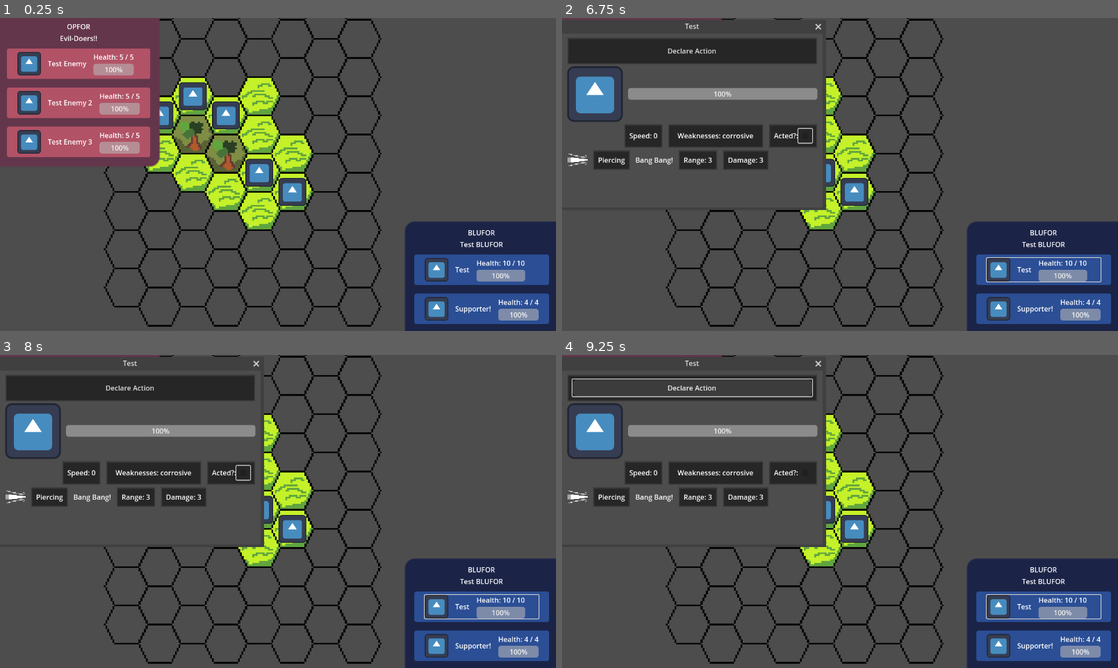
Above: before the commit, frames 1-4 (two rows, left to right).
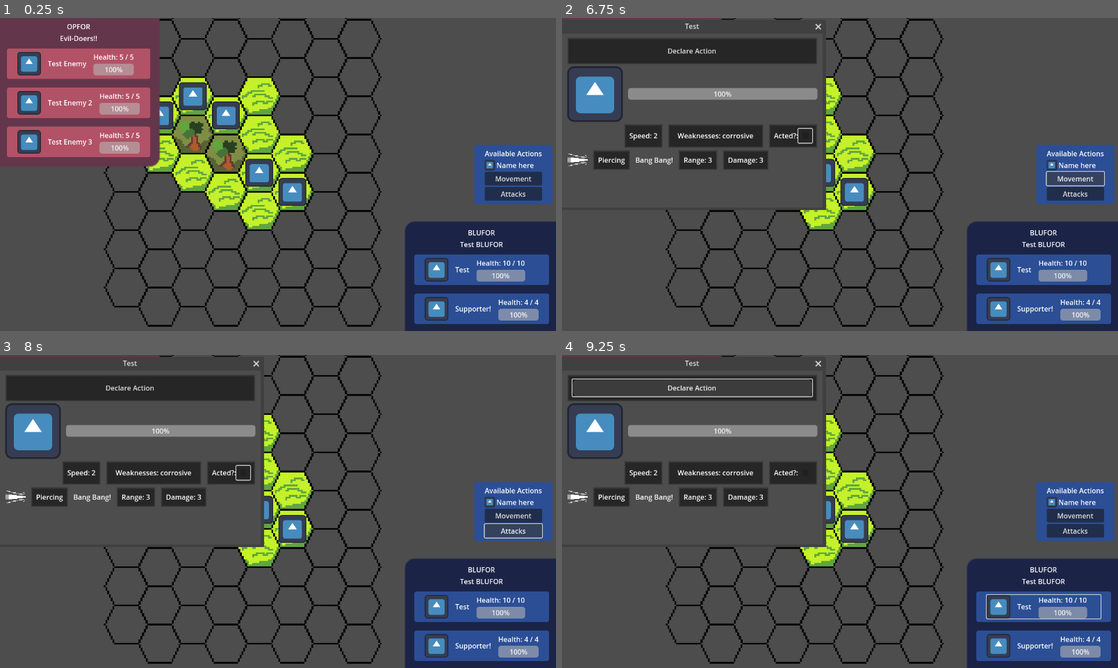
Above: after the commit, the same moments.

Repository: ScootsChan/susumeba-futatsu
Game: Godot game, scene res://scenes/combat_tiles.tscn
Same seed, same stepped clock (60 frames per second), same inputs: the game is played once before the commit and once after it. The project has no main scene, so this scene is started directly. The engine's default icon, where the game draws it, is replaced by a stand-in: a white triangle on a blue panel in a dark square.
Inputs (mouse positions are in pixels of both pictures, inside the frame that each line leads up to):
- Up to frame 1 (0.25 s): no input
- Up to frame 2 (6.75 s): click (1073, 177) at 0.5 s, where only the run after the commit has a clickable "Movement"; click (1073, 193) at 1.25 s, where only the run after the commit has a clickable "Attacks"; click (1045, 268) at 2.02 s; click "Declare Action" at 2.75 s; click (806, 136) at 3.5 s; click (1045, 268) at 4.27 s; click "Declare Action" at 5 s; click (806, 136) at 5.77 s; click (1073, 177) at 6.5 s, where only the run after the commit has a clickable "Movement"
- Up to frame 3 (8 s): click (511, 530) at 7.25 s, where only the run after the commit has a clickable "Attacks"
- Up to frame 4 (9.25 s): click (1045, 605) at 8.02 s; click "Declare Action" at 8.75 s

The runs differ from the first frame. In frame 1, 2.7% of the frame differs, in the area x 85-100%, y 40-60%; in frame 2, 2.8%; in frame 3, 2.8%, in the area x 16-100%, y 36-85%; in frame 4, 2.7%.

Commit message:
first stages for action implementation

Diff:
--- a/data/characters/support_test.tres
+++ b/data/characters/support_test.tres
@@ -11,6 +11,7 @@
 damage = 2
 damage_type = "piercing"
 in_range = false
+targets = 1
 metadata/_custom_type_script = "uid://1up4qd7jnldc"
 
 [resource]
--- a/data/characters/test_char.tres
+++ b/data/characters/test_char.tres
@@ -11,6 +11,7 @@
 damage = 3
 damage_type = "piercing"
 in_range = false
+targets = 1
 
 [resource]
 script = ExtResource("1_t05yg")
@@ -18,7 +19,7 @@
 allegiance = "BLUFOR"
 sprite = ExtResource("3_xdiou")
 acted = false
-speed = 0
+speed = 2
 weakness = "corrosive"
 health = 10
 max_health = 10
--- a/data/teams/test_OPFOR.tres
+++ b/data/teams/test_OPFOR.tres
@@ -13,6 +13,7 @@
 damage = 2
 damage_type = "explosive"
 in_range = false
+targets = 1
 
 [sub_resource type="Resource" id="Resource_oclxg"]
 script = ExtResource("1_wqnqc")
--- /dev/null
+++ b/scenes/action_menu.tscn
@@ -0,0 +1,48 @@
+[gd_scene load_steps=5 format=3 uid="uid://cltfp7aey0aym"]
+
+[ext_resource type="StyleBox" uid="uid://gjn2an8rcles" path="res://visuals/ui/blufor_ticker.tres" id="1_7cvtf"]
+[ext_resource type="Script" uid="uid://0y2e7e2awmx2" path="res://scripts/action_menu.gd" id="2_irjmx"]
+[ext_resource type="Texture2D" uid="uid://b5d2l4qh56jf0" path="res://icon.svg" id="3_irjmx"]
+
+[sub_resource type="Theme" id="Theme_03mqw"]
+PanelContainer/styles/panel = ExtResource("1_7cvtf")
+
+[node name="action_menu" type="PanelContainer"]
+anchors_preset = 6
+anchor_left = 1.0
+anchor_top = 0.5
+anchor_right = 1.0
+anchor_bottom = 0.5
+grow_horizontal = 0
+grow_vertical = 2
+theme = SubResource("Theme_03mqw")
+script = ExtResource("2_irjmx")
+
+[node name="ActionsVBox" type="VBoxContainer" parent="."]
+layout_mode = 2
+
+[node name="Title" type="Label" parent="ActionsVBox"]
+layout_mode = 2
+text = "Available Actions"
+horizontal_alignment = 1
+
+[node name="CharStuffHBox" type="HBoxContainer" parent="ActionsVBox"]
+layout_mode = 2
+
+[node name="Sprite" type="TextureRect" parent="ActionsVBox/CharStuffHBox"]
+layout_mode = 2
+texture = ExtResource("3_irjmx")
+expand_mode = 3
+stretch_mode = 5
+
+[node name="CharLabel" type="Label" parent="ActionsVBox/CharStuffHBox"]
+layout_mode = 2
+text = "Name here"
+
+[node name="MovementButton" type="Button" parent="ActionsVBox"]
+layout_mode = 2
+text = "Movement"
+
+[node name="AttacksButton" type="Button" parent="ActionsVBox"]
+layout_mode = 2
+text = "Attacks"
--- a/scenes/main_ui.tscn
+++ b/scenes/main_ui.tscn
@@ -1,7 +1,8 @@
-[gd_scene load_steps=5 format=3 uid="uid://6evq1w52p54j"]
+[gd_scene load_steps=6 format=3 uid="uid://6evq1w52p54j"]
 
 [ext_resource type="StyleBox" uid="uid://co7ntdu0fqsox" path="res://visuals/ui/player_info_panel.tres" id="1_4f8mo"]
 [ext_resource type="Script" uid="uid://n8wvncsk4ebd" path="res://scripts/main_ui.gd" id="1_djvmp"]
+[ext_resource type="PackedScene" uid="uid://cltfp7aey0aym" path="res://scenes/action_menu.tscn" id="3_e6fyy"]
 
 [sub_resource type="StyleBoxFlat" id="StyleBoxFlat_bcrm2"]
 content_margin_left = 8.0
@@ -59,6 +60,7 @@
 horizontal_alignment = 1
 
 [node name="EnemyBox" type="PanelContainer" parent="."]
+layout_mode = 0
 offset_right = 159.0
 offset_bottom = 74.0
 theme_type_variation = &"EnemyPanel"
@@ -75,3 +77,9 @@
 layout_mode = 2
 text = "Team Name Here"
 horizontal_alignment = 1
+
+[node name="action_menu" parent="." instance=ExtResource("3_e6fyy")]
+layout_mode = 1
+offset_left = -196.0
+offset_top = -62.5
+offset_bottom = 62.5
--- /dev/null
+++ b/scripts/action_menu.gd
@@ -0,0 +1,12 @@
+extends PanelContainer
+@onready var sprite: TextureRect = $ActionsVBox/CharStuffHBox/Sprite
+@onready var char_label: Label = $ActionsVBox/CharStuffHBox/CharLabel
+
+var char_data: CharacterData
+
+func load_char(char: CharacterData):
+	char_data = char
+
+	sprite.texture = char_data.sprite
+	char_label.text = char_data.char_name
+	#for n in char.attacks.size():
--- a/scripts/combat_tiles.gd
+++ b/scripts/combat_tiles.gd
@@ -10,6 +10,8 @@
 const PREPARE_THYSELF = preload("res://scenes/prepare_thyself.tscn")
 const TEST_BLUFOR = preload("res://data/teams/test_BLUFOR.tres")
 const TEST_OPFOR = preload("res://data/teams/test_OPFOR.tres")
+const ACTION_MENU = preload("res://scenes/action_menu.tscn")
+
 # Called when the node enters the scene tree for the first time.
 func _ready() -> void:
 	load_map_data(TEST_MAP, TEST_BLUFOR, TEST_OPFOR)
@@ -20,8 +22,13 @@
 	pass
 
 func player_turn(player_data: TeamData):
+	Main.turn = "player"
 	var dont_look_back = GO_FORTH.instantiate()
 	main_ui.add_child(dont_look_back)
+
+	for n in player_data.lineup.size():
+		player_data.lineup[n].acted = false
+
 
 func load_map_data(data:MapData, player_data: TeamData, enemy_data: TeamData):
 	var player_starting_cell: Vector2i
@@ -35,6 +42,7 @@
 				self.add_child(new_char)
 				new_char.position = map_to_local(data.tile_data[n].location+(Main.postures[player_data.posture])[z])
 				new_char.load_data(player_data.lineup[z])
+				new_char.actionable_select.connect(self.begin_action)
 				new_char.load_char()
 		if data.tile_data[n].extra_data == "enemy start":
 			for z in enemy_data.lineup.size():
@@ -57,3 +65,7 @@
 	for n in player_data.lineup.size():
 		var char_ticker = CHAR_TICKER.instantiate()
 		main_ui.add_child(char_ticker)
+
+func begin_action(char_data: CharacterData):
+	main_ui.action_menu.visible = true
+	main_ui.action_menu.load_char(char_data)
--- a/scripts/main.gd
+++ b/scripts/main.gd
@@ -31,6 +31,8 @@
 	"escort": [Vector2i(0,0),Vector2i(0,1),Vector2i(1,0),Vector2i(-1,0),Vector2i(0,-1),Vector2i(0,2)]
 }
 
+var turn: String
+
 func turn_end(team: TeamData):
 	for n in team.lineup.size():
 		team.lineup[n].acted = false
--- a/scripts/main_ui.gd
+++ b/scripts/main_ui.gd
@@ -3,6 +3,7 @@
 @onready var player_vbox: VBoxContainer = $PlayerBox/PlayerVBox
 @onready var enemy_name_label: Label = $EnemyBox/EnemyVBox/TeamNameLabel
 @onready var enemy_vbox: VBoxContainer = $EnemyBox/EnemyVBox
+@onready var action_menu: PanelContainer = $action_menu
 
 
 const CHAR_TICKER = preload("res://scenes/char_ticker.tscn")
--- a/scripts/resources/attack.gd
+++ b/scripts/resources/attack.gd
@@ -6,3 +6,4 @@
 @export var damage: int
 @export var damage_type: String
 @export var in_range = false
+@export var targets: int
--- a/scripts/resources/character.gd
+++ b/scripts/resources/character.gd
@@ -8,13 +8,15 @@
 @onready var char_vbox: VBoxContainer = $CharControl/CharVBox
 @onready var hp_bar: ProgressBar = $CharControl/CharVBox/HPBar
 
-
+@onready var target_texture: AnimatedSprite2D = $TargetTexture
 @onready var select_texture: Sprite2D = $SelectionTexture
 @onready var cast: ShapeCast2D = $CharacterBody/Cast
 @onready var char_body: Area2D = $CharacterBody
 
 var hovered = false
 var selected = false
+var targeted = false
+signal actionable_select
 
 # Called when the node enters the scene tree for the first time.
 func _ready() -> void:
@@ -26,10 +28,16 @@
 		char_vbox.visible = true
 	else:
 		char_vbox.visible = false
-	if selected:
+
+	if selected and char_data.allegiance == "BLUFOR":
 		select_texture.visible = true
+	elif selected:
+		target_texture.visible = true
+		targeted = true
 	else:
 		select_texture.visible = false
+		target_texture.visible = false
+		targeted = false
 
 	hp_bar.value = char_data.health
 	hp_bar.max_value = char_data.max_health
@@ -89,3 +97,7 @@
 func select():
 	if selected: selected = false
 	else: selected = true
+
+	if Main.turn == "player":
+		actionable_select.emit(char_data)
+		print("ayo there's an actionable select done by "+str(self)+"!!")
Not shown, added: scripts/action_menu.gd.uid
Not shown, added: scenes/combat_tiles.tscn58749100233.tmp
